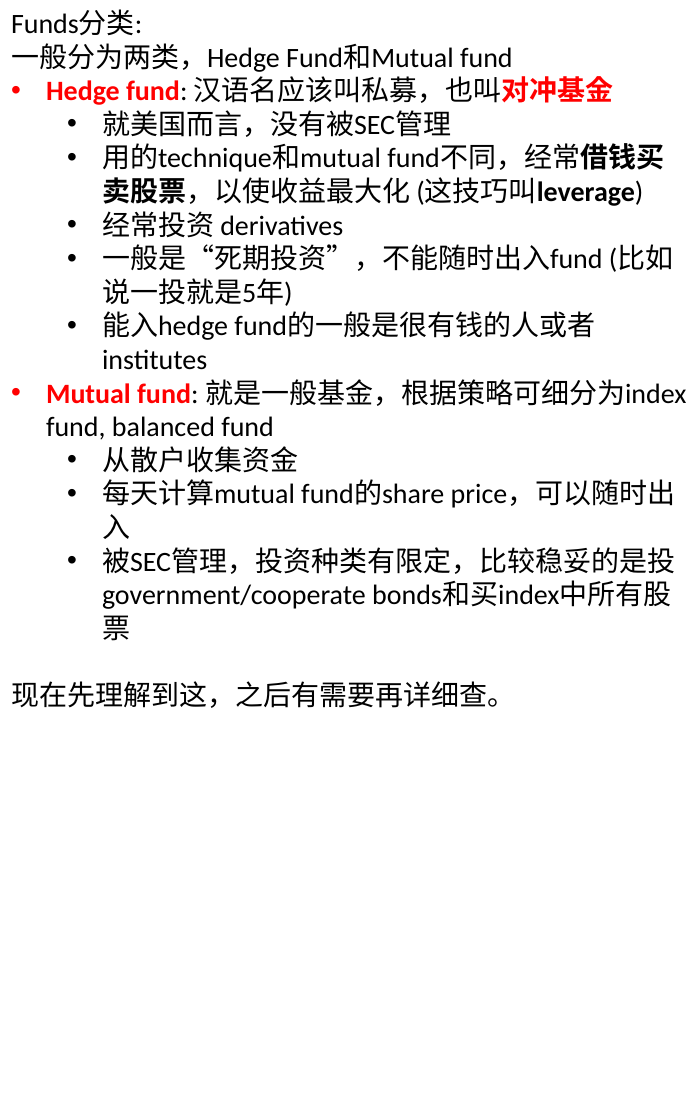
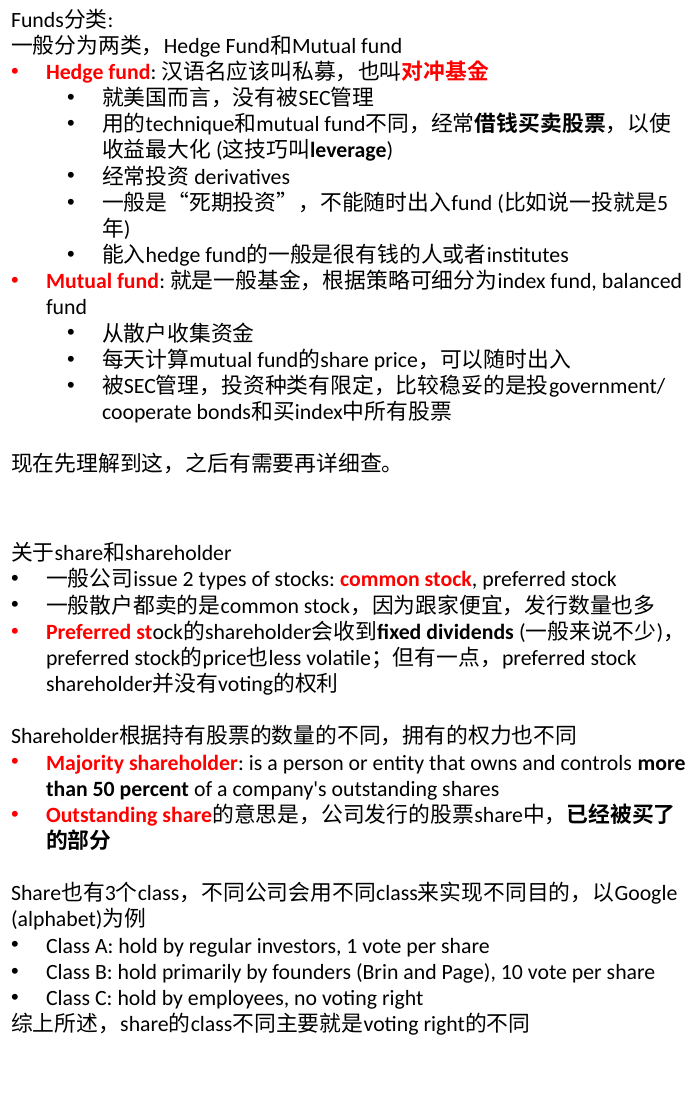
Before and after one commit to legend507/CommonSense, a slide deck: slide 9 of [BeAInvestor].pptx. Drawn at 700x1120 pixels with LibreOffice and Linux fonts; fonts in the diff are those of the drawing. Boxes give left, top, right and bottom in pixels: in the first picture for what was removed or moved away, otherwise in the second. Text is boxed around its words. In the diff, an @@ line names an element or a change of style, - is before the commit and + after.

Commit message:
add Geek, Investor, tax calculation knowledge
- Geek
add MVC design pattern knowledge
- Investor
majority shareholder, outstanding share, preferred stock, share classes
- Maths
how to calculate salary & tax in Japan (Not finished!!)

```diff
--- a/[BeAInvestor].pptx
+++ b/[BeAInvestor].pptx
@@ text "Funds分类:" at [11,9,682,473]: size 18 to 14 pt @@
@@ text added at [11,542,686,1035], 14 pt, text #000000 @@
+关于share和shareholder
+• 一般公司issue 2 types of stocks: common stock, preferred stock
+• 一般散户都卖的是common stock，因为跟家便宜，发行数量也多
+• Preferred stock的shareholder会收到fixed dividends (一般来说不少)，preferred stock的price也less volatile；但有一点，preferred stock shareholder并没有voting的权利
+Shareholder根据持有股票的数量的不同，拥有的权力也不同
+• Majority shareholder: is a person or entity that owns and controls more than 50 percent of a company's outstanding shares
+• Outstanding share的意思是，公司发行的股票share中，已经被买了的部分
+Share也有3个class，不同公司会用不同class来实现不同目的，以Google (alphabet)为例
+• Class A: hold by regular investors, 1 vote per share
+• Class B: hold primarily by founders (Brin and Page), 10 vote per share
+• Class C: hold by employees, no voting right
+综上所述，share的class不同主要就是voting right的不同
```
Also in this commit, not shown: 1 other file.
